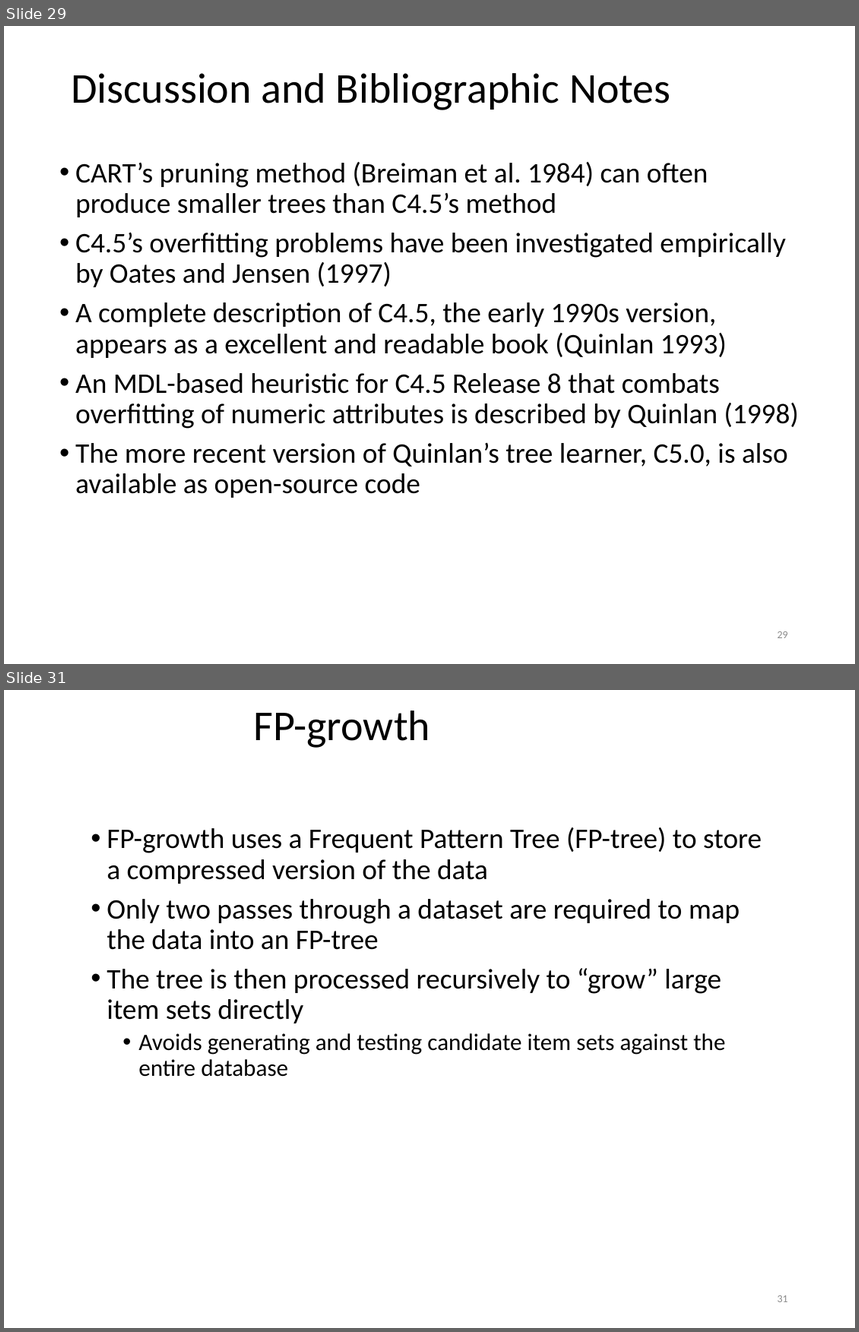
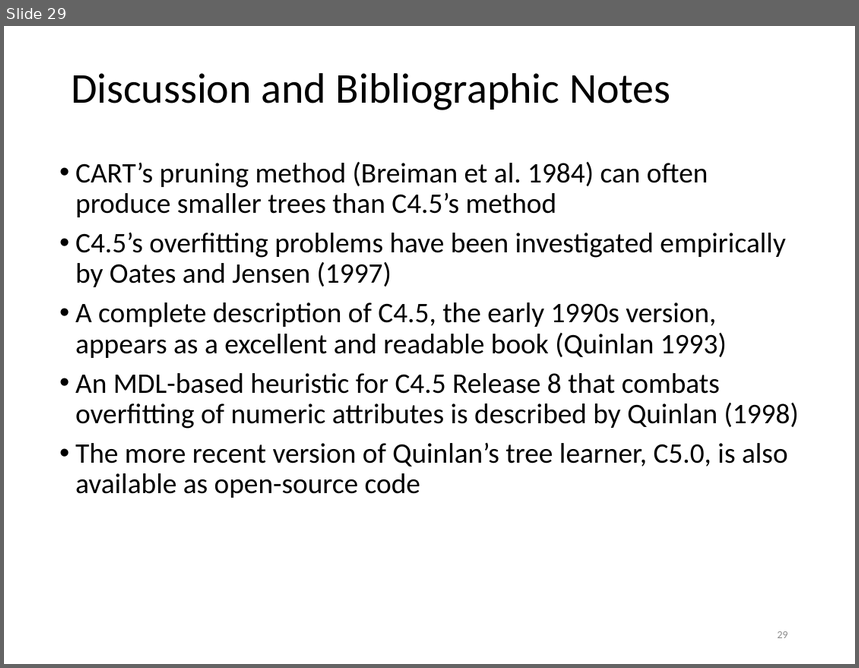
Before and after one commit to khaledmrasheed/khaledmrasheed.github.io, a slide deck: DMcourse/Chapter6.pptx. Shown one above the other, each under a label of ours: slides 29 and 31 before the commit, slide 29 after it; the slides between them are not shown. The pictures are 859x1332 and 859x668 pixels, drawn with LibreOffice and Linux fonts; fonts in the diff are those of the drawing. Boxes give left, top, right and bottom in pixels: in the first picture for what was removed or moved away, otherwise in the second. Text is boxed around its words. In the diff, an @@ line names an element or a change of style, - is before the commit and + after.

```diff
--- a/DMcourse/Chapter6.pptx
+++ b/DMcourse/Chapter6.pptx
@@ slide 31 removed at [4, 690, 855, 1328], background #FFFFFF @@
@@ title removed at [254, 711, 431, 748] @@
-FP-growth
@@ text removed at [107, 828, 762, 1077] @@
-• FP-growth uses a Frequent Pattern Tree (FP-tree) to store a compressed version of the data
-• Only two passes through a dataset are required to map the data into an FP-tree
-• The tree is then processed recursively to “grow” large item sets directly
-  • Avoids generating and testing candidate item sets against the entire database
@@ page number removed at [778, 1296, 788, 1303] @@
-31
```
Also in this commit, not shown: 9 other slides removed.
